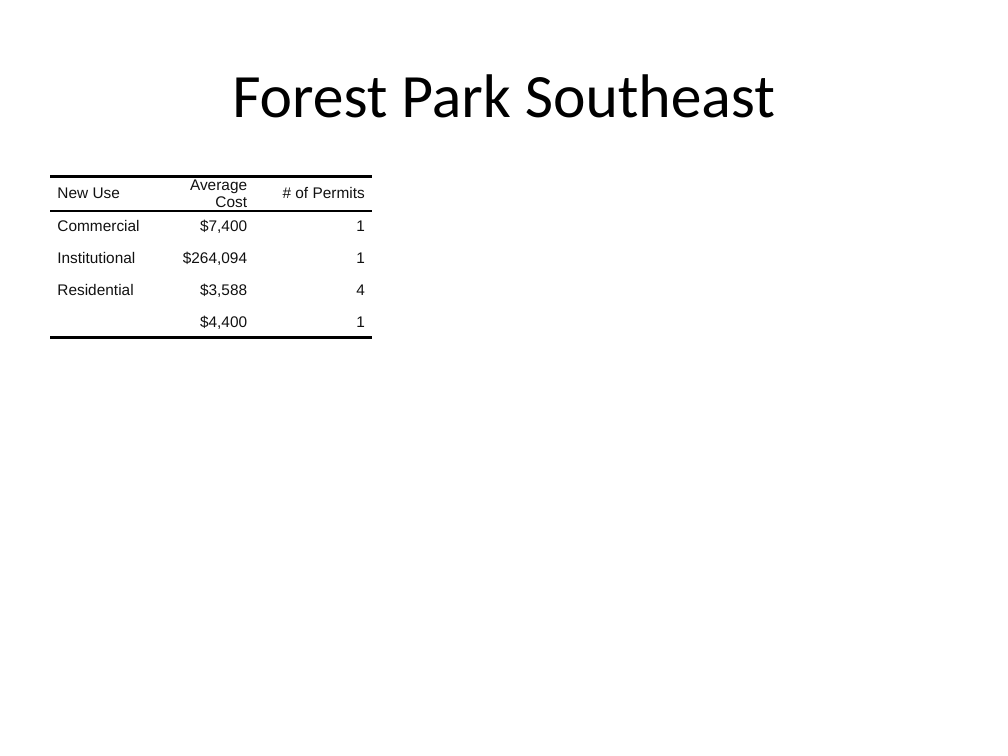
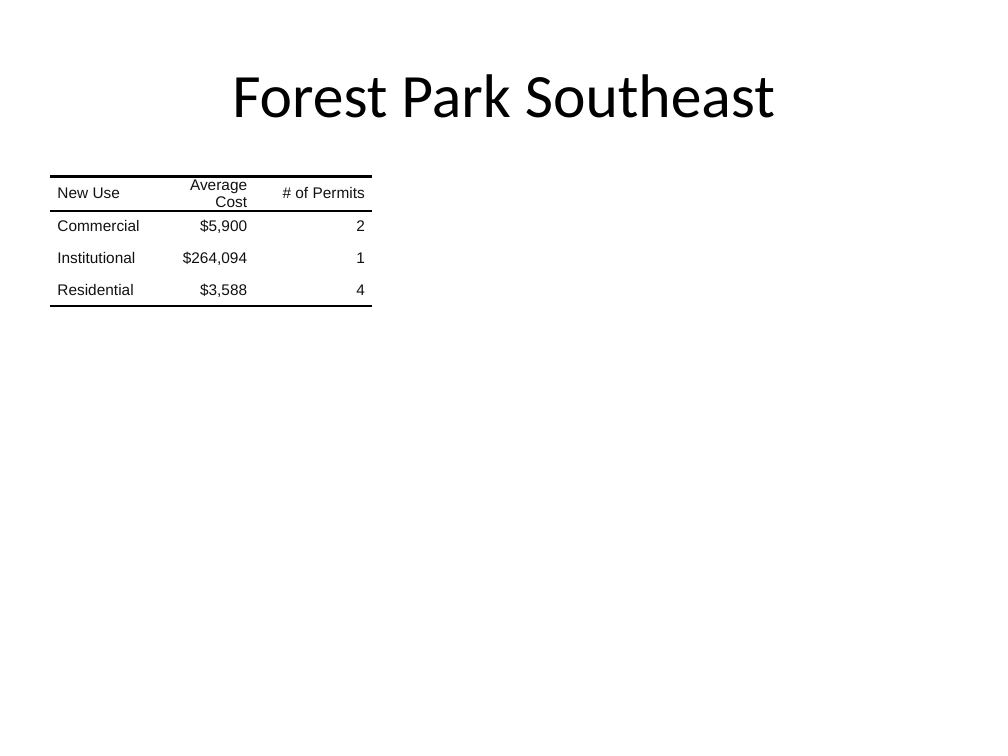
Before and after one commit to wumcrc/stl-building-permits, a slide deck: slide 8 of results/2020/March/finalreport.pptx. Drawn at 1008x756 pixels with LibreOffice and Linux fonts; fonts in the diff are those of the drawing. Boxes give left, top, right and bottom in pixels: in the first picture for what was removed or moved away, otherwise in the second. Text is boxed around its words. In the diff, an @@ line names an element or a change of style, - is before the commit and + after.

```diff
--- a/results/2020/March/finalreport.pptx
+++ b/results/2020/March/finalreport.pptx
@@ table at [50,176,372,675] @@
-row 2, column 2: $7,400
+row 2, column 2: $5,900
-row 2, column 3: 1
+row 2, column 3: 2
-row 5:  | $4,400 | 1
```
Also in this commit, not shown: 6 other slides changed, 29 other files.
